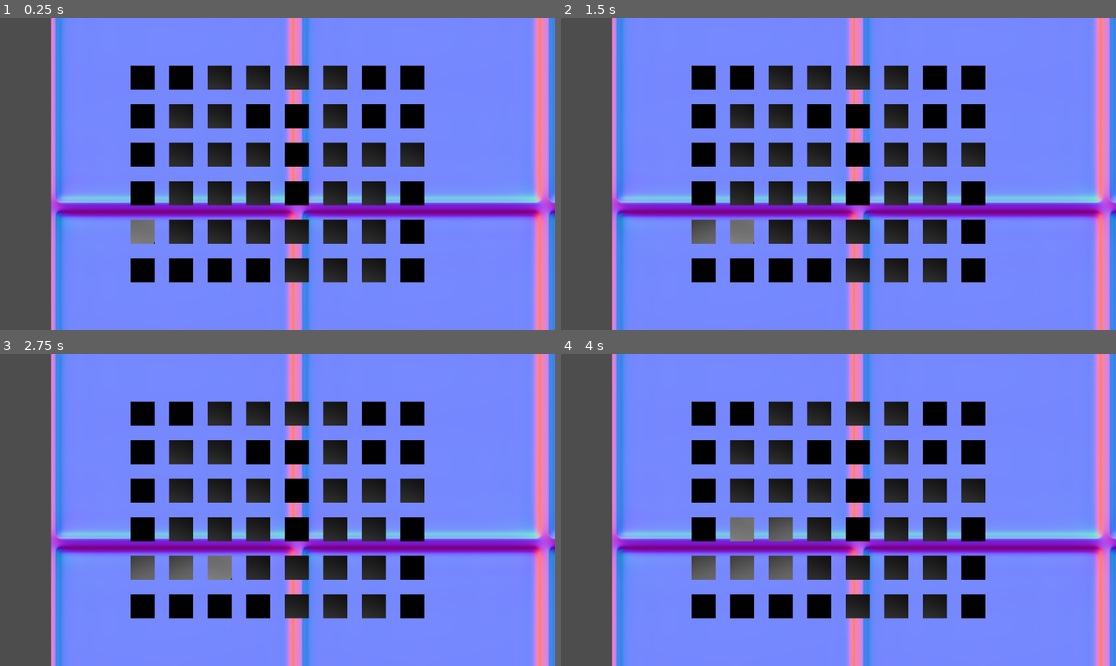
Above: before the commit, frames 1-4 (two rows, left to right).
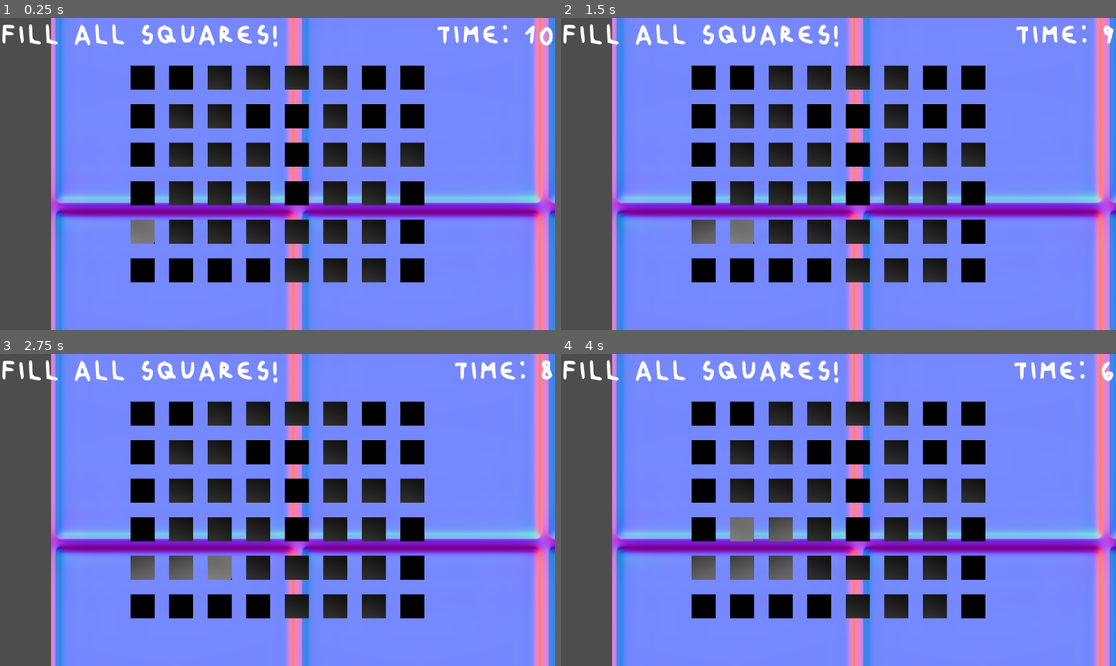
Above: after the commit, the same moments.

Repository: riotruija/EMMEMAA
Game: Godot game, scene res://scenes/pusle.tscn
Two runs of this game, one before a commit and one after it. Both use one fixed random seed, a clock stepped at 60 frames per second and the inputs below. This scene is started directly instead of the project's main scene.
Inputs:
- Up to frame 1 (0.25 s): no input
- Up to frame 2 (1.5 s): tap Enter at 0.5 s; hold Right (ui_right) 0.53-1.28 s; tap Space at 1.25 s; hold Down (ui_down) from 1.28 s (still down)
- Up to frame 3 (2.75 s): tap Enter at 2 s; release Down (ui_down) at 2.03 s; hold Right (ui_right) from 2.03 s (still down)
- Up to frame 4 (4 s): tap Space at 2.75 s; release Right (ui_right) at 2.78 s; hold Up (ui_up) 2.78-3.53 s; tap Enter at 3.5 s; hold Left (ui_left) from 3.53 s (still down)

The runs differ from the first frame. In frame 1, 1.5% of the frame differs, in the area x 0-100%, y 2-10%; in frame 2, 1.4%; in frame 3, 1.4%; in frame 4, 1.4%.

Commit message:
timer and font

Diff:
--- /dev/null
+++ b/main_theme.tres
@@ -0,0 +1,7 @@
+[gd_resource type="Theme" format=3 uid="uid://d2cp7v3qjrm06"]
+
+[ext_resource type="FontFile" uid="uid://c6dmka24npl28" path="res://fonts/Font_fix-Regular.ttf" id="1_470mv"]
+
+[resource]
+default_font = ExtResource("1_470mv")
+Label/fonts/font = ExtResource("1_470mv")
--- a/project.godot
+++ b/project.godot
@@ -15,6 +15,10 @@
 config/features=PackedStringArray("4.6", "Forward Plus")
 config/icon="res://icon.svg"
 
+[gui]
+
+theme/custom_font="uid://c6dmka24npl28"
+
 [physics]
 
 3d/physics_engine="Jolt Physics"
--- a/scenes/pusle.tscn
+++ b/scenes/pusle.tscn
@@ -230,4 +230,23 @@
 [node name="TileMapLayer" type="TileMapLayer" parent="Node2D" unique_id=1364482069]
 tile_set = SubResource("TileSet_kq6i2")
 
+[node name="UI" type="CanvasLayer" parent="Node2D" unique_id=1765555016]
+
+[node name="InstructionLabel" type="Label" parent="Node2D/UI" unique_id=43830609]
+anchors_preset = 10
+anchor_right = 1.0
+offset_bottom = 23.0
+grow_horizontal = 2
+theme_override_font_sizes/font_size = 100
+text = "Fill all sqaures!"
+
+[node name="TimerLabel" type="Label" parent="Node2D/UI" unique_id=2127817702]
+anchors_preset = 1
+anchor_left = 1.0
+anchor_right = 1.0
+offset_left = -40.0
+offset_bottom = 23.0
+grow_horizontal = 0
+theme_override_font_sizes/font_size = 100
+
 [node name="Camera2D" type="Camera2D" parent="." unique_id=1800623802]
--- a/scripts/grid.gd
+++ b/scripts/grid.gd
@@ -3,8 +3,14 @@
 const WIDTH := 8
 const HEIGHT := 6
 
+# === TIMER CONFIG ===
+const TIME_LIMIT := 10.0  # seconds — change this to adjust difficulty
+const TIMEOUT_SCENE := "res://your_scene.tscn"  # change to your target scene
+
 # === TILEMAP ===
 @onready var tilemap := $TileMapLayer
+@onready var timer_label := $UI/TimerLabel
+@onready var instruction_label := $UI/InstructionLabel
 
 # === TILE IDs (CHANGE THESE TO MATCH YOUR TILESET) ===
 const SOURCE_ID := 0
@@ -18,6 +24,8 @@
 var player_pos := Vector2i(0, 5)
 var path: Array[Vector2i] = []
 var grid := []
+var time_left := TIME_LIMIT
+var game_over := false
 
 
 func _ready():
@@ -63,11 +71,29 @@
 	grid[2][4]["blocked"] = true
 	grid[3][4]["blocked"] = true
 
+	instruction_label.text = "Fill all squares!"
+	update_timer_label()
+
 	update_tiles()
 	center_grid()
 
+func _process(delta):
+	if game_over:
+		return
+	time_left -= delta
+	update_timer_label()
+	if time_left <= 0:
+		time_left = 0
+		update_timer_label()
+		game_over = true
+		get_tree().change_scene_to_file(TIMEOUT_SCENE)
+
+func update_timer_label():
+	timer_label.text = "Time: %d" % ceil(time_left)
 
 func _input(event):
+	if game_over:
+		return
 	if event.is_action_pressed("ui_up"):
 		move(Vector2i(0, -1))
 	elif event.is_action_pressed("ui_down"):
@@ -148,5 +174,5 @@
 
 			if not cell["filled"]:
 				return  # not finished yet
-
+	game_over = true
 	print("YOU WIN")
Binary file added: fonts/Font_fix-Regular.ttf
Not shown, added: fonts/Font_fix-Regular.ttf.import
Not shown: 1 places in scenes/pusle.tscn that only renumber resources
